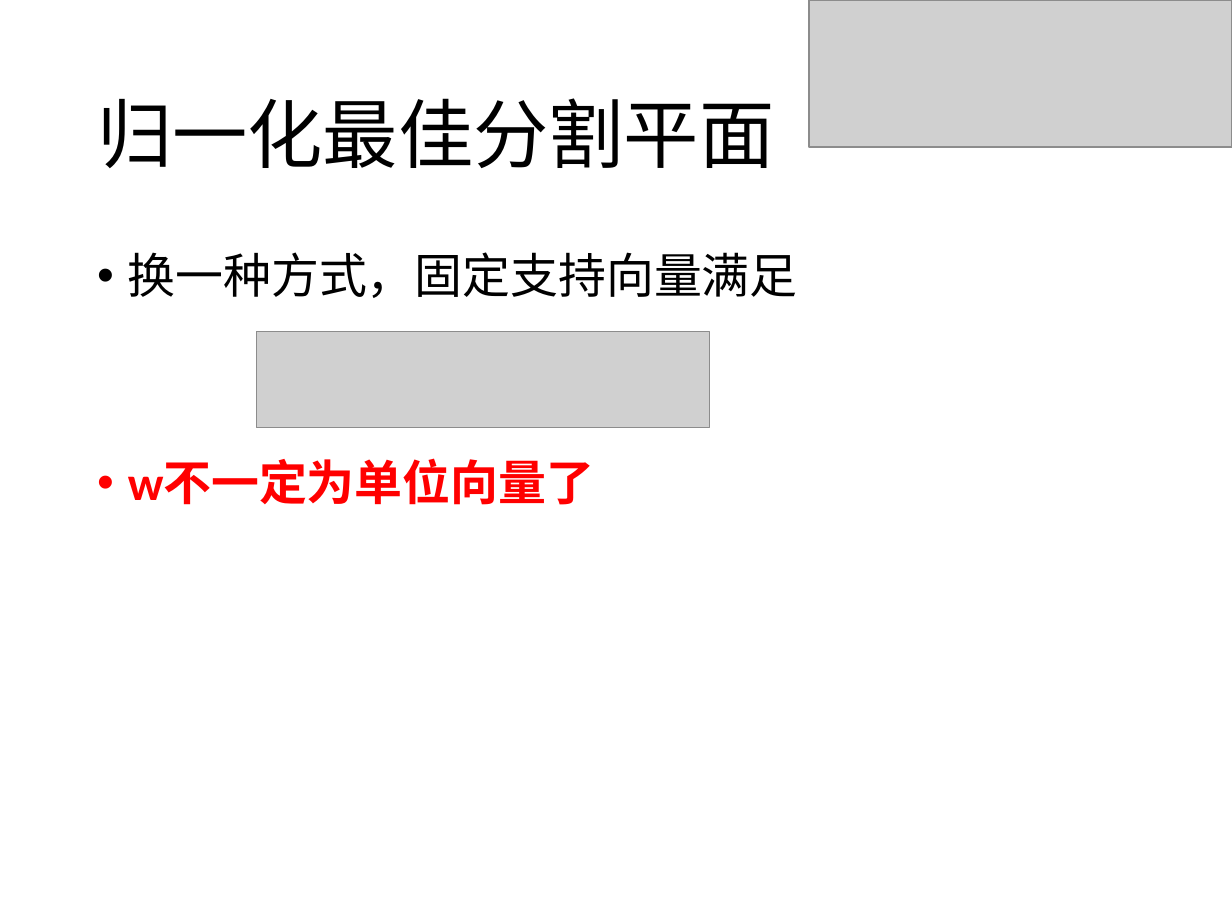
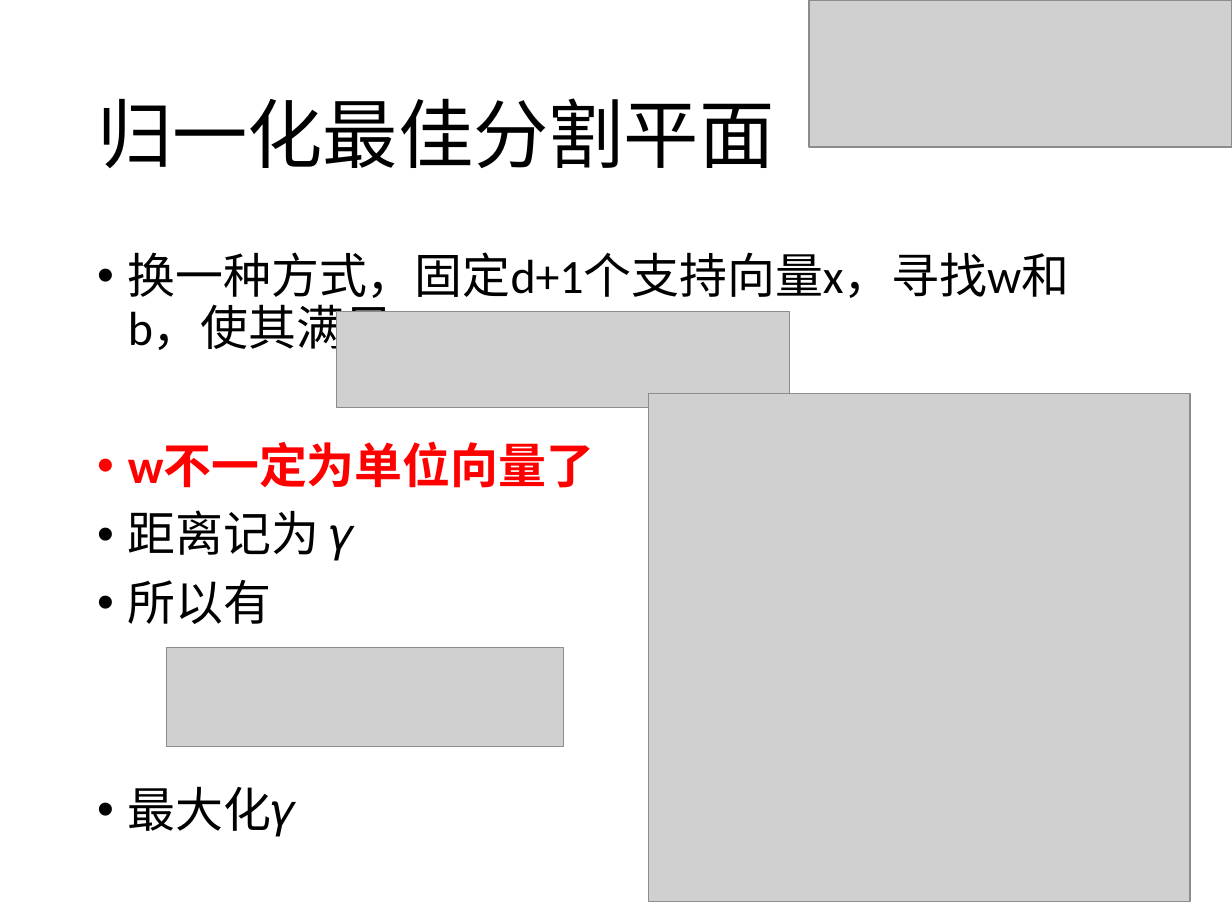
Before and after one commit to yishuai/bigalgo, a slide deck: slide 6 of ppt/10-svm-model.pptx. Drawn at 1232x924 pixels with LibreOffice and Linux fonts; fonts in the diff are those of the drawing; grey boxes stand for pictures. Boxes give left, top, right and bottom in pixels: in the first picture for what was removed or moved away, otherwise in the second. Text is boxed around its words. In the diff, an @@ line names an element or a change of style, - is before the commit and + after.

```diff
--- a/ppt/10-svm-model.pptx
+++ b/ppt/10-svm-model.pptx
@@ text at bbox=[128, 252, 1070, 357]: text changed @@
-• 换一种方式，固定支持向量满足
+• 换一种方式，固定d+1个支持向量x，寻找w和b，使其满足
@@ picture: place and size @@
-picture at bbox=[256, 331, 710, 428]
+picture at bbox=[336, 312, 790, 408]
@@ picture added at bbox=[649, 393, 1190, 902] @@
@@ text at bbox=[128, 510, 355, 837]: paragraphs added @@
+• 距离记为 𝛾
+• 所以有
+• 最大化𝛾
@@ picture added at bbox=[166, 648, 563, 747] @@
```
Also in this commit, not shown: 6 other slides changed, 8 other files.
